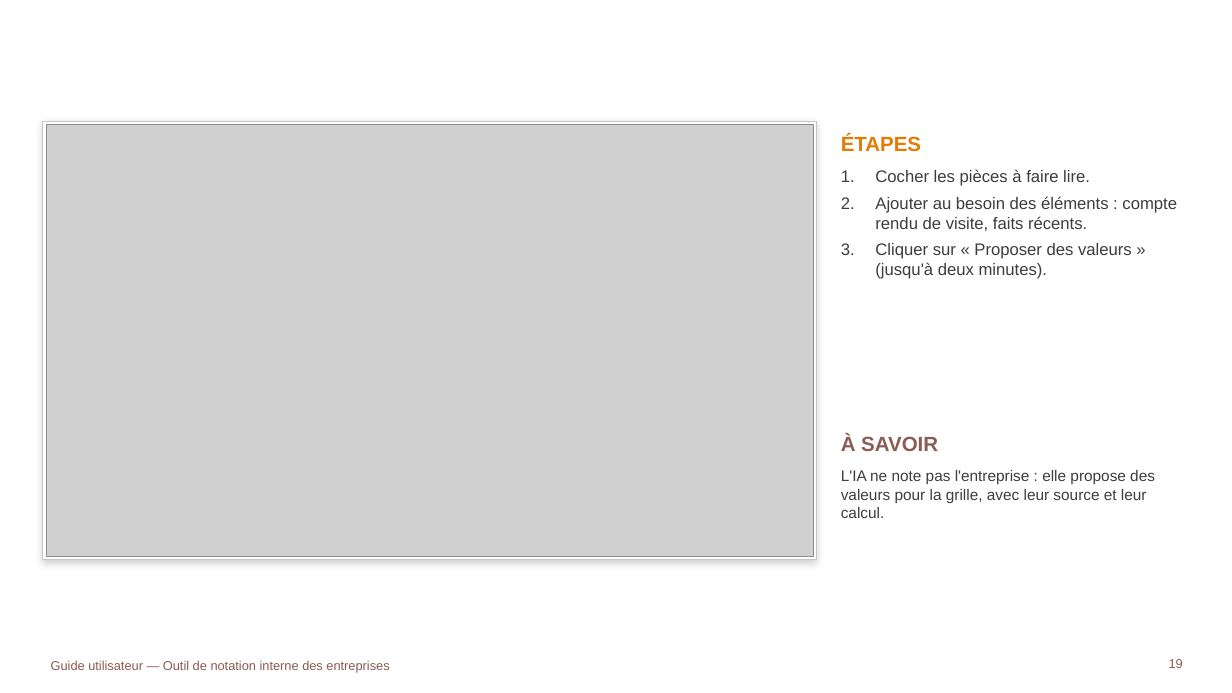
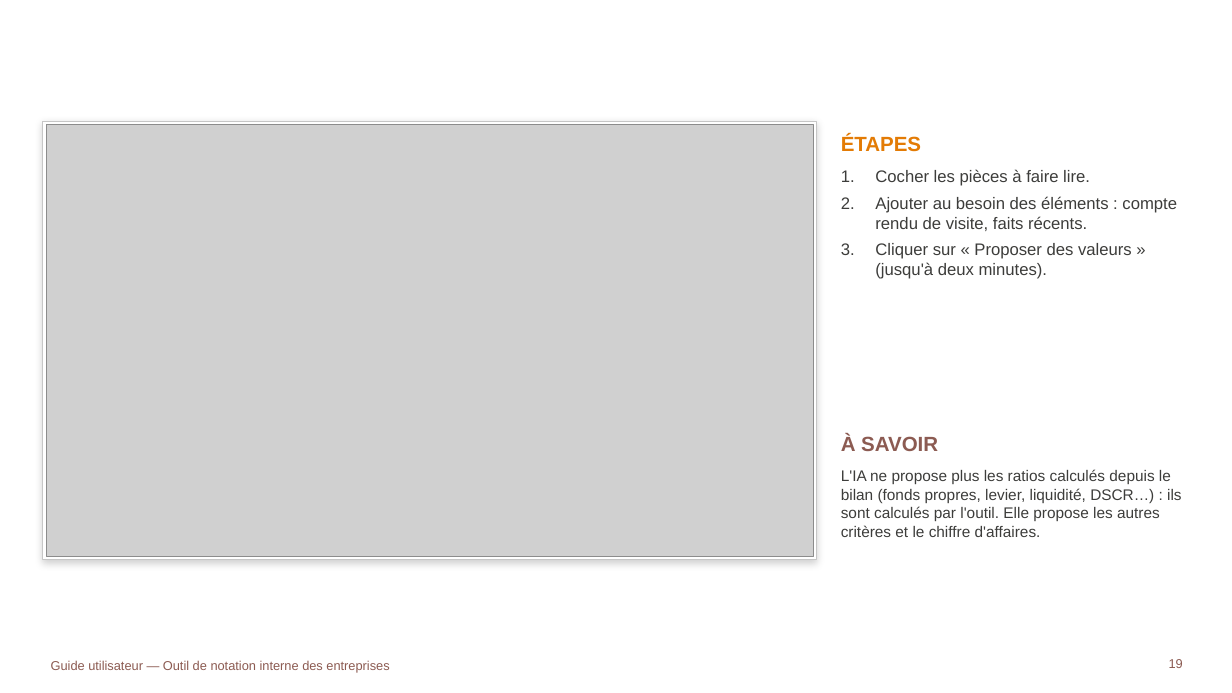
Before and after one commit to tariqeddoumi/Entreprise-scoring-cl, a slide deck: slide 19 of docs/guides/Guide_utilisateur_outil_notation.pptx. Drawn at 1232x693 pixels with LibreOffice and Linux fonts; fonts in the diff are those of the drawing; grey boxes stand for pictures; background and template pictures are left out. Boxes give left, top, right and bottom in pixels: in the first picture for what was removed or moved away, otherwise in the second. Text is boxed around its words. In the diff, an @@ line names an element or a change of style, - is before the commit and + after.

```diff
--- a/docs/guides/Guide_utilisateur_outil_notation.pptx
+++ b/docs/guides/Guide_utilisateur_outil_notation.pptx
@@ text at <box>841,469,1182,537</box>: text changed @@
-L'IA ne note pas l'entreprise : elle propose des valeurs pour la grille, avec leur source et leur calcul.
+L'IA ne propose plus les ratios calculés depuis le bilan (fonds propres, levier, liquidité, DSCR…) : ils sont calculés par l'outil. Elle propose les autres critères et le chiffre d'affaires.
```
Also in this commit, not shown: 11 other slides changed, 9 slides added, 3 other files.
